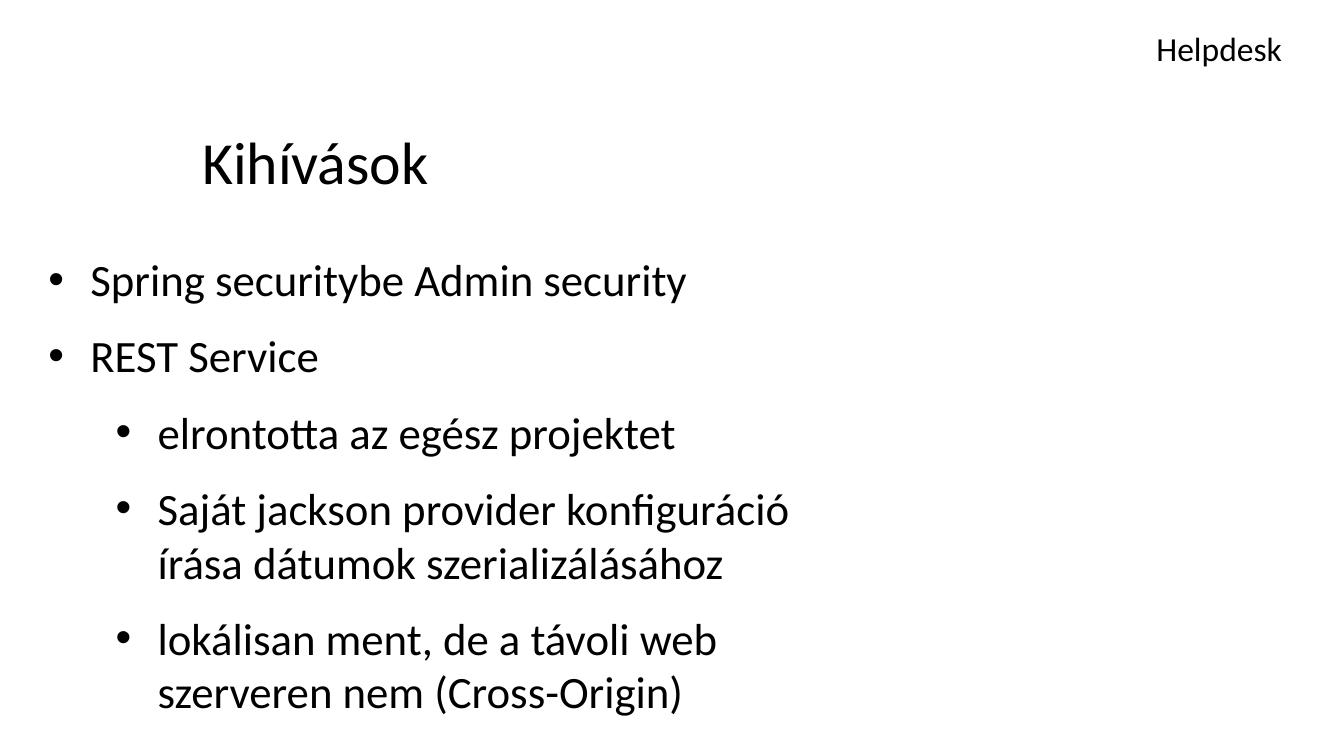
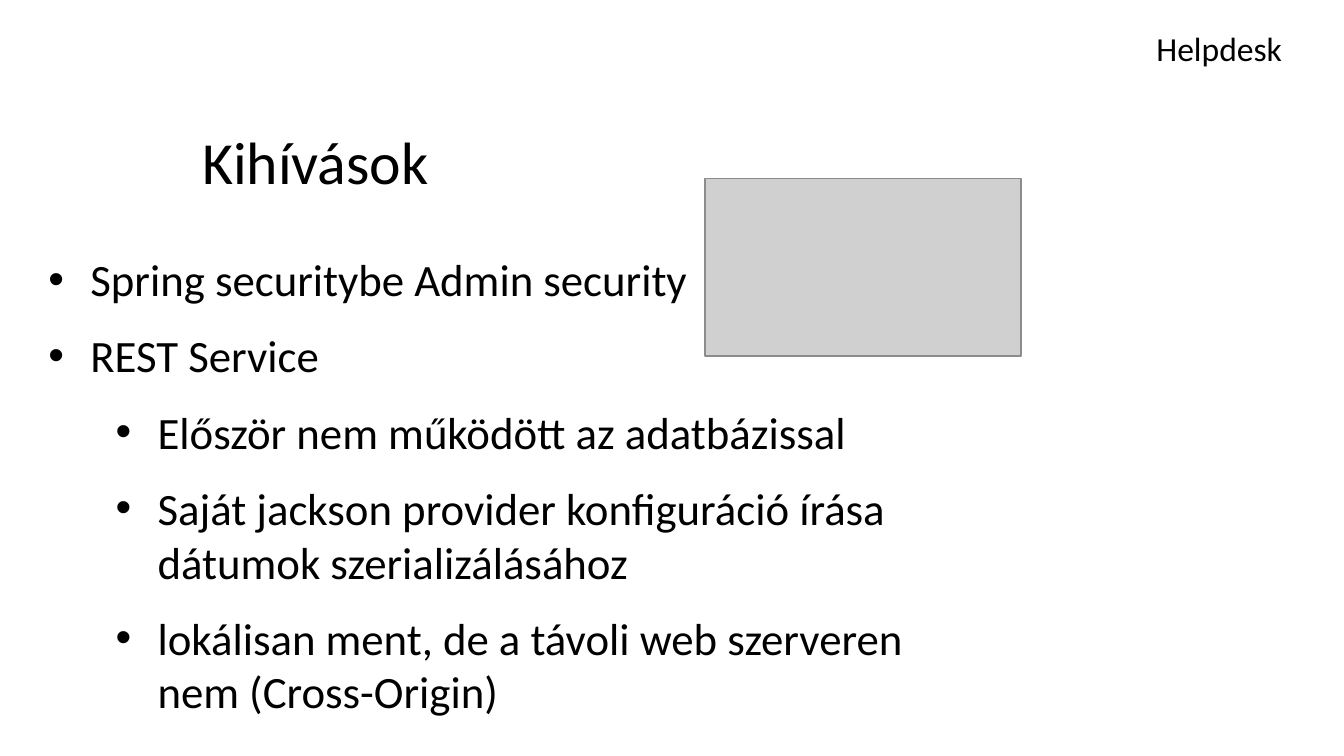
Before and after one commit to schonherz-java-ee-2016-q4/project, a slide deck: slide 6 of presentation/Helpdesk/Pintér Dávid/david_pinter_presentation.pptx. Drawn at 1344x756 pixels with LibreOffice and Linux fonts; fonts in the diff are those of the drawing; grey boxes stand for pictures; background and template pictures are left out. Boxes give left, top, right and bottom in pixels: in the first picture for what was removed or moved away, otherwise in the second. Text is boxed around its words. In the diff, an @@ line names an element or a change of style, - is before the commit and + after.

```diff
--- a/presentation/Helpdesk/Pintér Dávid/david_pinter_presentation.pptx
+++ b/presentation/Helpdesk/Pintér Dávid/david_pinter_presentation.pptx
@@ picture added at [706, 179, 1021, 356] @@
@@ text at [158, 418, 846, 450]: text changed @@
-  • elrontotta az egész projektet
+  • Először nem működött az adatbázissal
```
Also in this commit, not shown: 2 other slides changed.
